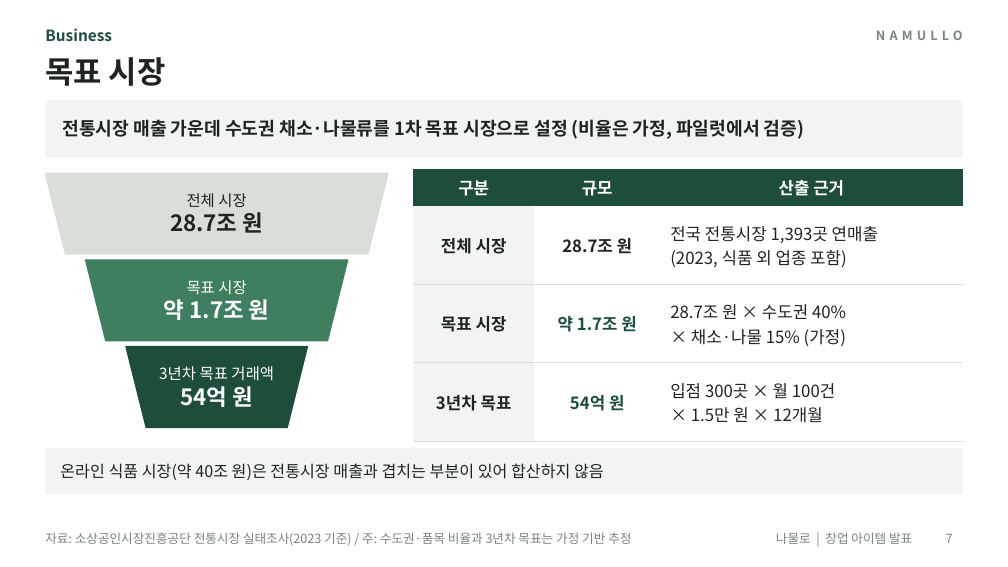
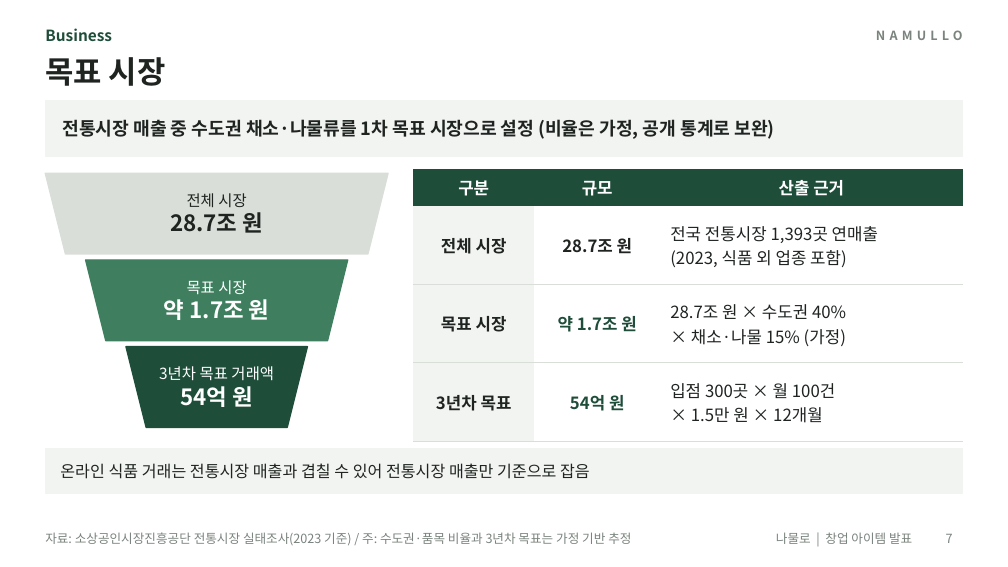
Before and after one commit to yonghoon7153-source/Yonghoon-DEM-DFT, a slide deck: slide 7 of namul-platform/02_발표자료_나물로.pptx. Drawn at 1008x567 pixels with LibreOffice and Linux fonts; fonts in the diff are those of the drawing. Boxes give left, top, right and bottom in pixels: in the first picture for what was removed or moved away, otherwise in the second. Text is boxed around its words. In the diff, an @@ line names an element or a change of style, - is before the commit and + after.

```diff
--- a/namul-platform/02_발표자료_나물로.pptx
+++ b/namul-platform/02_발표자료_나물로.pptx
@@ text at [63, 119, 775, 139]: text changed @@
-전통시장 매출 가운데 수도권 채소·나물류를 1차 목표 시장으로 설정 (비율은 가정, 파일럿에서 검증)
+전통시장 매출 중 수도권 채소·나물류를 1차 목표 시장으로 설정 (비율은 가정, 공개 통계로 보완)
@@ text at [60, 463, 590, 479]: text changed @@
-온라인 식품 시장(약 40조 원)은 전통시장 매출과 겹치는 부분이 있어 합산하지 않음
+온라인 식품 거래는 전통시장 매출과 겹칠 수 있어 전통시장 매출만 기준으로 잡음
```
Also in this commit, not shown: 10 other slides changed, 19 other files.
